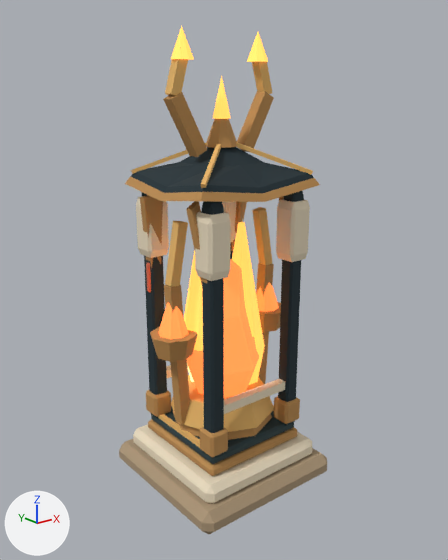
Before and after pictures for a commit that changed the Blender file ArtSource/Blender/ART3/Tower_FlameLanternL3.blend.
Both versions are drawn from a 50 mm camera at (-2.05, -2.58, 2.24) aimed at (0.0, -0.02, 1.21). Lighting does not change. The marker at lower left points along +X, +Y and +Z. The older version comes first.

Script lines for the objects in view, before the commit:
```python
me_tower_flamelanternl3mesh = bpy.data.meshes.new('Tower_FlameLanternL3Mesh')
me_tower_flamelanternl3mesh.from_pydata(...)  # 934 vertices, 840 faces; spans x -0.47..0.47, y -0.47..0.47, z 0.0..2.51
# faces by material slot: [714, 126]
me_tower_flamelanternl3mesh.materials.append(mat_art1surface)  # picture img_art1palette
me_tower_flamelanternl3mesh.materials.append(mat_art1glow)
ob_tower_flamelanternl3 = bpy.data.objects.new('Tower_FlameLanternL3', me_tower_flamelanternl3mesh)
ob_tower_flamelanternl3.location = (0.0, 0.0, 0.0)
```
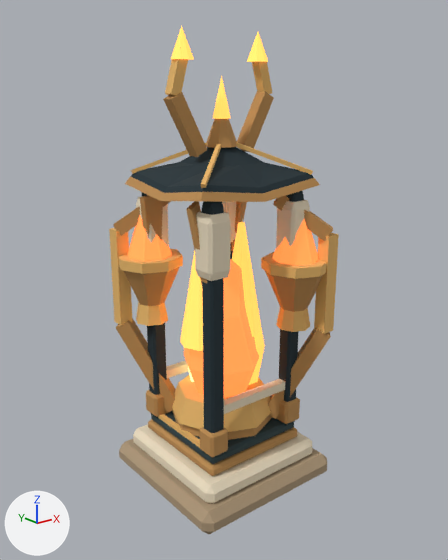
What differs and where, as boxes [x1, y1, x2, y2] in the pictures (448 x 560 px; the box of a moved part takes in the faces that stretch with it):
'Tower_FlameLanternL3', reshaped (11% wider): before [119, 26, 327, 534]; after [109, 26, 339, 534]
part 1 of me_tower_flamelanternl3mesh, added (brown): after [314, 233, 339, 334]
part 2 of me_tower_flamelanternl3mesh, added (brown): after [276, 307, 310, 332]
part 3 of me_tower_flamelanternl3mesh, added (brown): after [265, 271, 323, 312]
part 4 of me_tower_flamelanternl3mesh, added (orange): after [261, 252, 327, 279]
part 5 of me_tower_flamelanternl3mesh, added (orange): after [272, 219, 319, 265]
part 6 of me_tower_flamelanternl3mesh, deleted (brown): before [256, 263, 274, 384]
part 7 of me_tower_flamelanternl3mesh, moved or reshaped: before [150, 207, 281, 424]; after [109, 196, 333, 413]
part 8 of me_tower_flamelanternl3mesh, surface changed: before [150, 283, 274, 362]; after [136, 302, 330, 419]
part 9 of me_tower_flamelanternl3mesh, recoloured: before [158, 283, 274, 339]; after [136, 302, 330, 419]

The change, as a diff of the scene's bpy script:
```diff
--- a/ArtSource/Blender/ART3/Tower_FlameLanternL3.blend.py
+++ b/ArtSource/Blender/ART3/Tower_FlameLanternL3.blend.py
@@ me_tower_flamelanternl3mesh @@
 # used by ob_tower_flamelanternl3; location = (0.0, 0.0, 0.0)
-me_tower_flamelanternl3mesh.from_pydata(...)  # 934 vertices, 840 faces; spans x -0.47..0.47, y -0.47..0.47, z 0.0..2.51
+me_tower_flamelanternl3mesh.from_pydata(...)  # 1014 vertices, 892 faces; spans x -0.47..0.47, y -0.47..0.47, z 0.0..2.51
+# me_tower_flamelanternl3mesh part 1: a new loose piece, a box spanning x 0.368..0.442, y -0.442..-0.368, z 0.93..1.48, in mat_art1surface (picture img_art1palette)
+# me_tower_flamelanternl3mesh part 2: a new loose piece, an 8-sided cut cone along z (radius 0.1 at the low end, 0.07 at the high end) spanning x 0.19..0.38, y -0.38..-0.19, z 0.95..1.09, in mat_art1surface (picture img_art1palette)
+# me_tower_flamelanternl3mesh part 3: a new loose piece, an 8-sided cut cone along z (radius 0.08 at the low end, 0.18 at the high end) spanning x 0.1..0.47, y -0.47..-0.1, z 1.06..1.3, in mat_art1surface (picture img_art1palette)
+# me_tower_flamelanternl3mesh part 4: a new loose piece, an 8-sided cylinder along z spanning x 0.1..0.47, y -0.47..-0.1, z 1.282..1.337, in mat_art1surface (picture img_art1palette)
+# me_tower_flamelanternl3mesh part 5: a new loose piece, an 8-sided cut cone along z (radius 0.14 at the low end, 0.01 at the high end) spanning x 0.15..0.42, y -0.42..-0.15, z 1.31..1.69, in mat_art1glow
+# me_tower_flamelanternl3mesh part 6: the loose piece of 8 vertices spanning x 0.25..0.36, y -0.03..0.03, z 0.43..1.24 is deleted
+# me_tower_flamelanternl3mesh part 7
+# 22 vertices are removed from x -0.33..0.46, y -0.13..0.13, z 0.85..1.2
+# 35 faces are deleted
+# 66 vertices move from x -0.46..0.36, y -0.13..0.13, z 0.43..1.57 to x -0.46..0.46, y -0.46..0.47, z 0.38..1.69
+# 38 vertices are added at x -0.47..0.45, y -0.45..0.45, z 1.06..1.7
+# 37 new faces join them, mat_art1surface (picture img_art1palette)
+# 10 new faces join them, mat_art1glow
+# me_tower_flamelanternl3mesh part 8: 11 kept faces spanning x -0.38..0.46, y -0.46..0.47, z 0.38..1.3 get new texture (UV) coordinates
+# me_tower_flamelanternl3mesh part 9: 8 faces spanning x -0.38..0.46, y -0.46..0.47, z 0.38..1.3 switch from mat_art1glow to mat_art1surface (picture img_art1palette)
```
